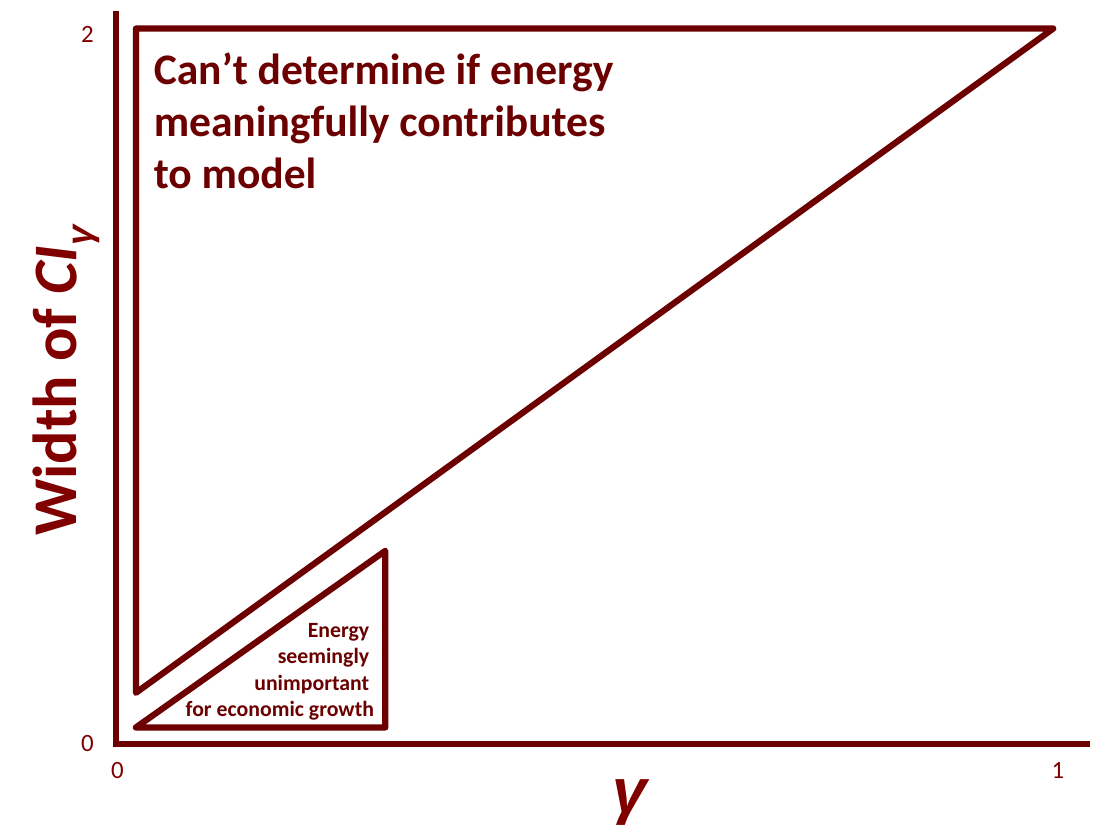
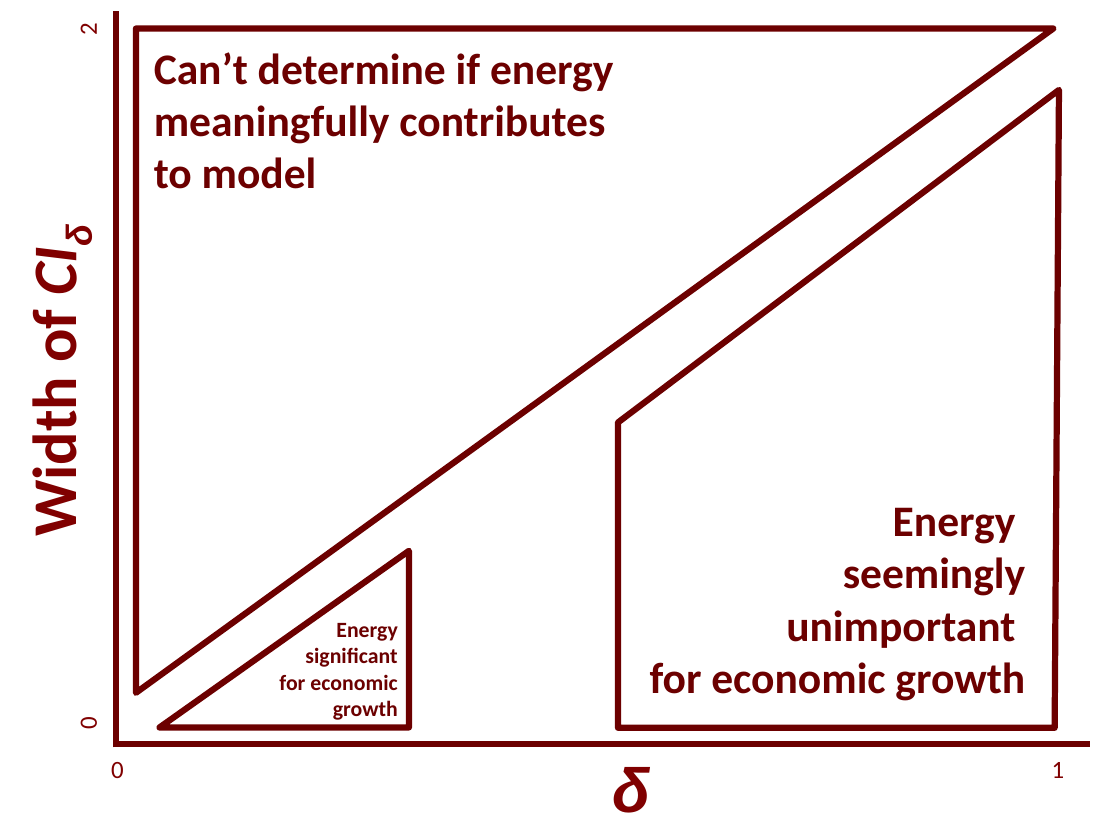
Before and after one commit to EconModels/MacroGrowth, a slide deck: slide 6 of figure_other/Seminar Figures.pptx (slide 11 before the commit). Drawn at 1120x840 pixels with LibreOffice and Linux fonts; fonts in the diff are those of the drawing. Boxes give left, top, right and bottom in pixels: in the first picture for what was removed or moved away, otherwise in the second. Text is boxed around its words. In the diff, an @@ line names an element or a change of style, - is before the commit and + after.

Commit message:
Significantly re-organized the seminar presentation.

```diff
--- a/figure_other/Seminar Figures.pptx
+++ b/figure_other/Seminar Figures.pptx
@@ text "2" at (x1=73, y1=24, x2=103, y2=34): rotation 0 to 270 degrees @@
@@ freeform shape added at (x1=618, y1=90, x2=1060, y2=728), outline #6C0000 4 pt @@
@@ text added at (x1=650, y1=507, x2=1025, y2=701), 28 pt, text #6C0000, bold @@
+Energy
+seemingly unimportant
+for economic growth
@@ right triangle moved from (x1=136, y1=551, x2=385, y2=728) to (x1=159, y1=551, x2=409, y2=728) @@
@@ text "Energy" moved from (x1=186, y1=623, x2=374, y2=720) to (x1=279, y1=623, x2=398, y2=720) @@
@@ text at (x1=279, y1=647, x2=398, y2=720): text changed @@
-seemingly
-unimportant
-for economic growth
+significant
+for economic
+growth
@@ text "0" at (x1=73, y1=718, x2=103, y2=729): rotation 0 to 270 degrees @@
@@ text "0" moved from (x1=81, y1=735, x2=94, y2=751) to (x1=73, y1=718, x2=103, y2=729) @@
@@ text at (x1=612, y1=767, x2=650, y2=813): text changed @@
-γ
+δ
```
Also in this commit, not shown: 2 other slides changed, 5 slides removed, 18 other files.
